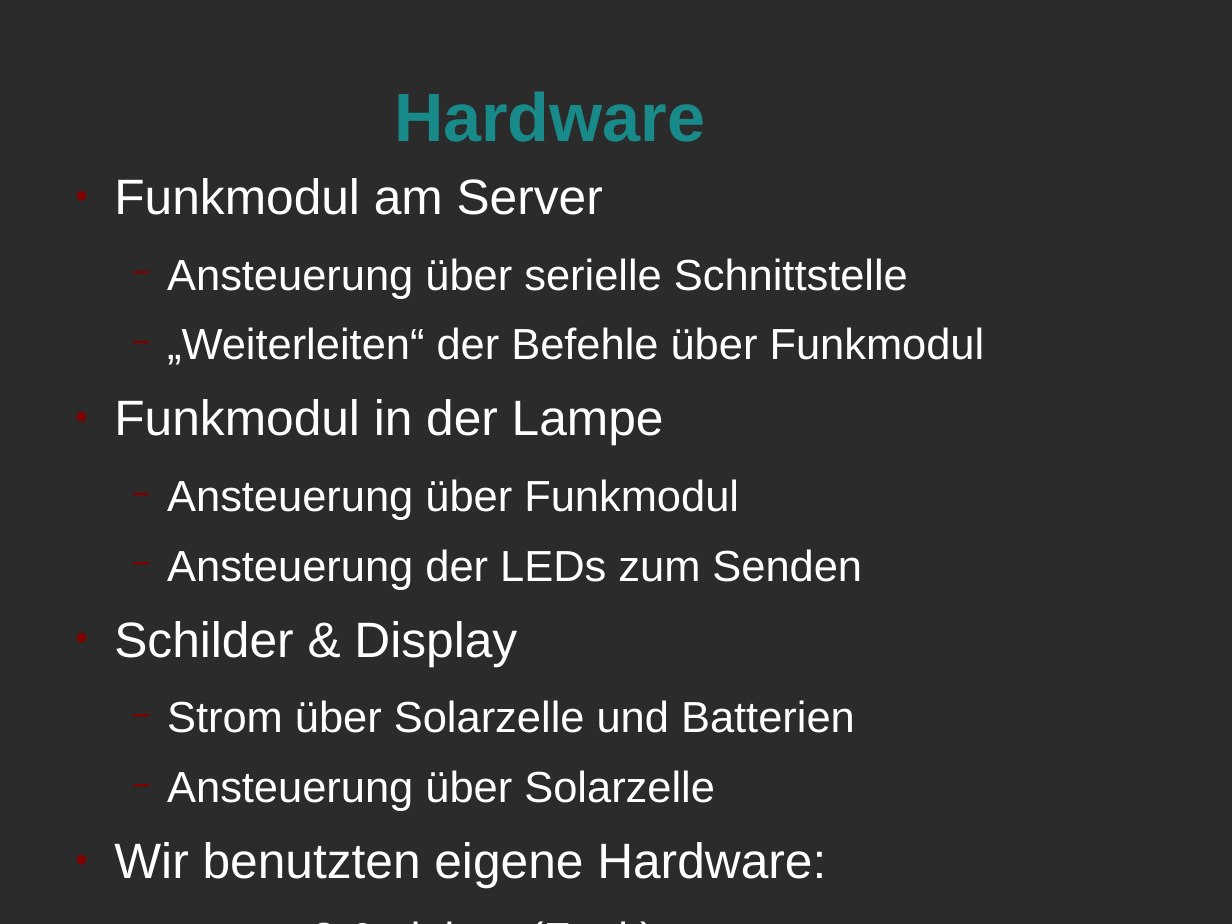
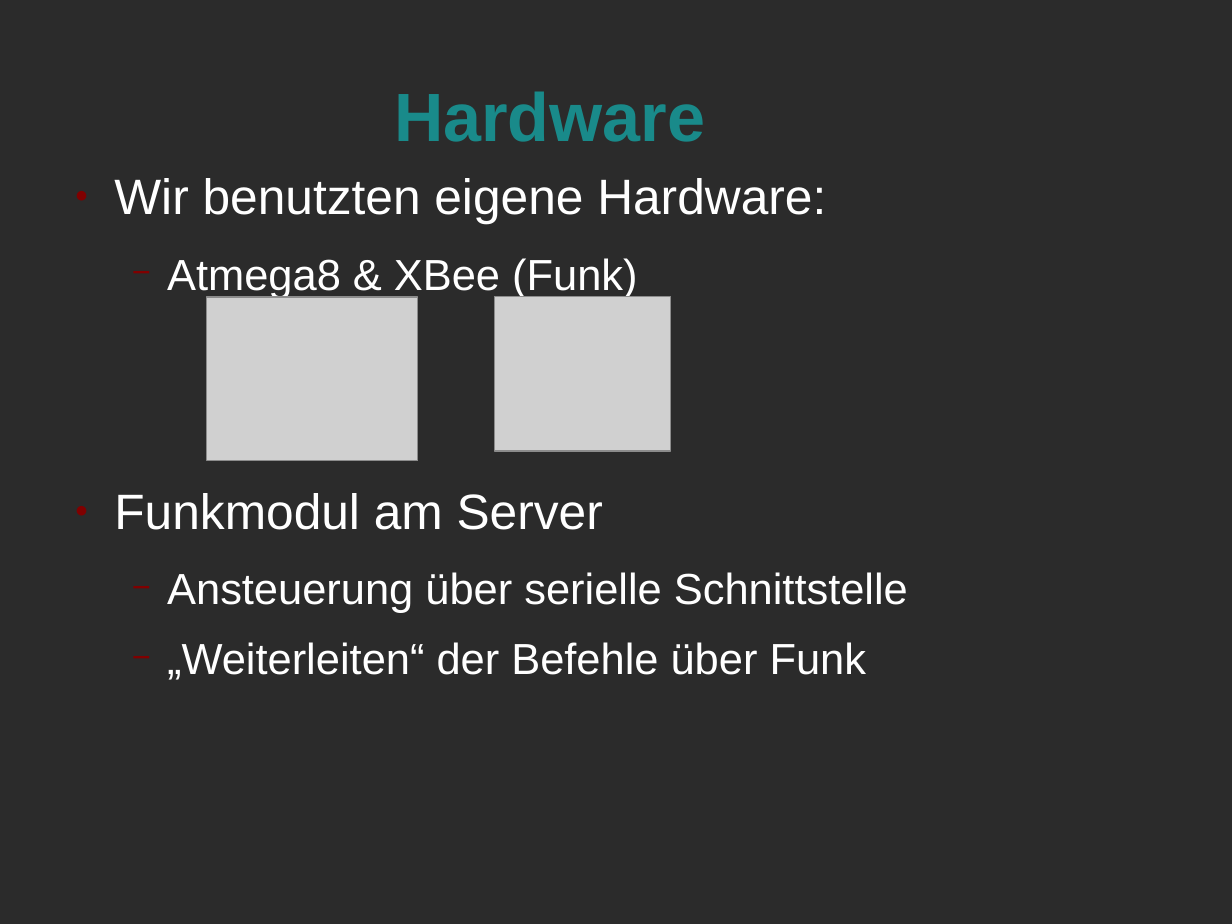
Before and after one commit to Niondir/rika-led, a slide deck: slide 3 of präsentation 2/zwischenergebisse.odp. Drawn at 1232x924 pixels with LibreOffice and Linux fonts; fonts in the diff are those of the drawing; grey boxes stand for pictures; background and template pictures are left out; a plain dark background stands for a picture behind light text. Boxes give left, top, right and bottom in pixels: in the first picture for what was removed or moved away, otherwise in the second. Text is boxed around its words. In the diff, an @@ line names an element or a change of style, - is before the commit and + after.

```diff
--- a/präsentation 2/zwischenergebisse.odp
+++ b/präsentation 2/zwischenergebisse.odp
@@ text at (114, 178, 826, 299): paragraphs added @@
+● Wir benutzten eigene Hardware:
+  − Atmega8 & XBee (Funk)
@@ picture added at (207, 297, 418, 461) @@
@@ picture added at (495, 296, 671, 451) @@
@@ text at (167, 642, 866, 680): text changed @@
-  − „Weiterleiten“ der Befehle über Funkmodul
-● Funkmodul in der Lampe
-  − Ansteuerung über Funkmodul
-  − Ansteuerung der LEDs zum Senden
-● Schilder & Display
-  − Strom über Solarzelle und Batterien
-  − Ansteuerung über Solarzelle
-● Wir benutzten eigene Hardware:
-  − atmega8 & zigbee (Funk)
+  − „Weiterleiten“ der Befehle über Funk
```
Also in this commit, not shown: 4 other slides changed, 2 slides added, 5 other files.
